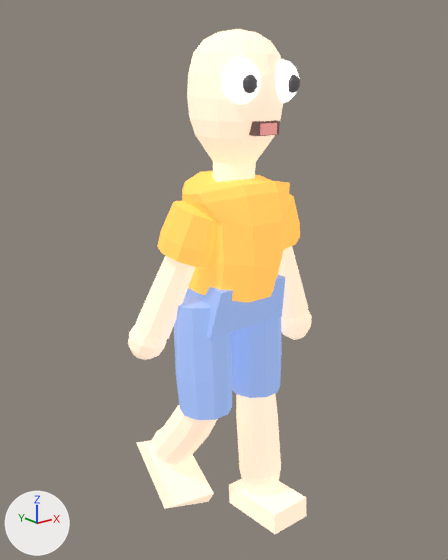
An edit to the FBX model resources/人物/人物_走.fbx, drawn before and after from the same camera.
Both versions are drawn from a 50 mm camera at (-1.248, -1.529, 1.531) aimed at (0.04, 0.081, 0.887). Every picture has the same lights, and +X, +Y and +Z are marked at lower left. The picture after the commit comes second. Both versions are drawn at frame 19 of the action 'Scene'; the numbers are the values there.

Objects in the first picture: 'Eyes', 'Feet', 'Hands', 'Mouth', 'NeckHead', 'Pupils', 'Shirt', 'Shorts', 'Sleeves' and 1 more.
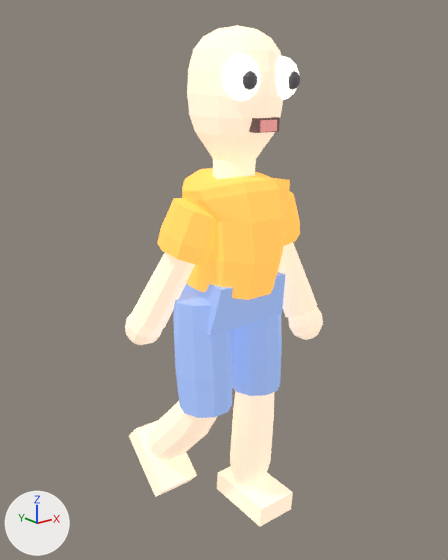
Changed parts and their boxes (x1, y1, x2, y2) in the pictures (448 x 560 px; the box of a moved part takes in the faces that stretch with it):
'Feet', reshaped: before (137, 394, 307, 534); after (129, 391, 293, 527)
'Shorts', reshaped: before (174, 275, 285, 420); after (173, 272, 286, 418)
'Shirt', moved: before (182, 171, 290, 303); after (182, 168, 290, 300)
'NeckHead', moved: before (187, 29, 283, 182); after (187, 25, 283, 179)
'Hands', reshaped (8% wider, 10% shorter): before (128, 246, 312, 360); after (125, 242, 323, 345)
'Pupils', moved: before (243, 74, 300, 93); after (243, 71, 300, 90)
'Mouth', moved: before (249, 120, 280, 136); after (249, 117, 280, 133)
part 3 of me_hands, moved or reshaped: before (128, 324, 167, 360); after (125, 312, 163, 345)
part 4 of me_hands, moved or reshaped: before (281, 309, 312, 340); after (288, 306, 323, 340)
part 5 of me_hands, moved or reshaped: before (278, 246, 308, 320); after (278, 242, 317, 318)
part 6 of me_hands, moved or reshaped: before (136, 255, 196, 340); after (133, 253, 195, 330)
part 7 of me_shorts, moved or reshaped: before (174, 296, 232, 420); after (173, 293, 232, 418)
part 8 of me_shorts, moved or reshaped: before (185, 275, 285, 338); after (182, 272, 286, 336)
part 11 of me_feet, moved or reshaped: before (229, 479, 307, 534); after (217, 466, 293, 527)
part 12 of me_feet, moved or reshaped: before (137, 394, 281, 509); after (129, 391, 274, 497)

Edits to the bpy script that builds the scene:
```text
Change me_hands:
    remove me_hands.from_pydata(...)  # 152 vertices, 288 faces; spans x -0.32..0.343, y -0.091..0.171, z 0.644..1.046
    add me_hands.from_pydata(...)  # 152 vertices, 288 faces; spans x -0.301..0.339, y -0.146..0.224, z 0.665..1.06
    me_hands part 3: the loose piece of 47 vertices spanning x -0.32..-0.196, y 0.053..0.171, z 0.663..0.804 is multiplied about its middle by the matrix ((0.998, 0.051, -0.045), (-0.058, 0.986, -0.159), (0.037, 0.161, 0.986)), then moved by (0.019, 0.05, 0.027)
    me_hands part 4: the loose piece of 47 vertices spanning x 0.217..0.343, y -0.091..0.023, z 0.644..0.785 is multiplied about its middle by the matrix ((0.999, 0.045, 0.005), (-0.045, 0.985, 0.168), (0.002, -0.168, 0.986)), then moved by (-0.003, -0.055, 0.02)
    me_hands part 5: the loose piece of 29 vertices spanning x 0.145..0.323, y -0.091..0.039, z 0.733..1.041 is multiplied about its middle by the matrix ((0.999, 0.045, 0.005), (-0.045, 0.985, 0.168), (0.002, -0.168, 0.986)), then moved by (-0.002, -0.024, 0.016)
    me_hands part 6: 29 of 152 vertices moved; they spanned x -0.303..-0.13, y -0.036..0.155, z 0.745..1.046 and now span x -0.287..-0.129, y -0.033..0.196, z 0.763..1.06; mean shift (0.009, 0.023, 0.017); largest move (-0.248, 0.105, 0.75) -> (-0.23, 0.152, 0.776)
Change me_feet:
    remove me_feet.from_pydata(...)  # 100 vertices, 172 faces; spans x -0.194..0.194, y -0.213..0.333, z 0.0..0.537
    add me_feet.from_pydata(...)  # 100 vertices, 172 faces; spans x -0.194..0.194, y -0.139..0.39, z 0.0..0.547
    me_feet part 11: the loose piece of 8 vertices spanning x 0.036..0.194, y -0.213..0.047, z 0.0..0.096 is turned 8 degrees about the x axis through its middle, then moved by (0.0, 0.074, 0.0)
    me_feet part 12: 92 of 100 vertices moved; they spanned x -0.194..0.193, y -0.117..0.333, z 0.017..0.537 and now span x -0.194..0.193, y -0.079..0.39, z 0.037..0.547; mean shift (0.0, 0.029, 0.009); largest move (-0.036, 0.219, 0.202) -> (-0.036, 0.336, 0.27)
Change me_neckhead:
    remove me_neckhead.from_pydata(...)  # 134 vertices, 264 faces; spans x -0.148..0.148, y -0.175..0.12, z 1.181..1.689
    add me_neckhead.from_pydata(...)  # 134 vertices, 264 faces; spans x -0.148..0.148, y -0.175..0.12, z 1.19..1.698
    me_neckhead part 9: the whole mesh is moved by (0.0, 0.0, 0.009)
Change me_pupils:
    remove me_pupils.from_pydata(...)  # 68 vertices, 128 faces; spans x -0.105..0.105, y -0.202..-0.163, z 1.511..1.563
    add me_pupils.from_pydata(...)  # 68 vertices, 128 faces; spans x -0.105..0.105, y -0.202..-0.163, z 1.52..1.572
    me_pupils part 1: the whole mesh is moved by (0.0, 0.0, 0.009)
Change me_mouth:
    remove me_mouth.from_pydata(...)  # 8 vertices, 12 faces; spans x -0.045..0.045, y -0.1723..-0.1369, z 1.3937..1.4347
    add me_mouth.from_pydata(...)  # 8 vertices, 12 faces; spans x -0.045..0.045, y -0.1723..-0.1369, z 1.4028..1.4439
    me_mouth part 2: the whole mesh is moved by (0.0, 0.0, 0.0091)
Change me_shorts:
    remove me_shorts.from_pydata(...)  # 92 vertices, 172 faces; spans x -0.21..0.21, y -0.125..0.11, z 0.458..0.938
    add me_shorts.from_pydata(...)  # 92 vertices, 172 faces; spans x -0.21..0.21, y -0.125..0.11, z 0.465..0.947
    me_shorts part 7: the loose piece of 42 vertices spanning x -0.21..-0.02, y -0.098..0.092, z 0.465..0.886 is moved by (0.0, 0.0, 0.009)
    me_shorts part 8: the loose piece of 8 vertices spanning x -0.155..0.155, y -0.125..0.11, z 0.776..0.938 is moved by (0.0, 0.0, 0.009)
    other edits to the shape of me_shorts do not show in these pictures
Change me_shirt:
    remove me_shirt.from_pydata(...)  # 52 vertices, 100 faces; spans x -0.189..0.21, y -0.191..0.157, z 0.861..1.263
    add me_shirt.from_pydata(...)  # 52 vertices, 100 faces; spans x -0.189..0.21, y -0.191..0.157, z 0.871..1.272
    me_shirt part 10: the whole mesh is moved by (0.0, 0.0, 0.009)
```
